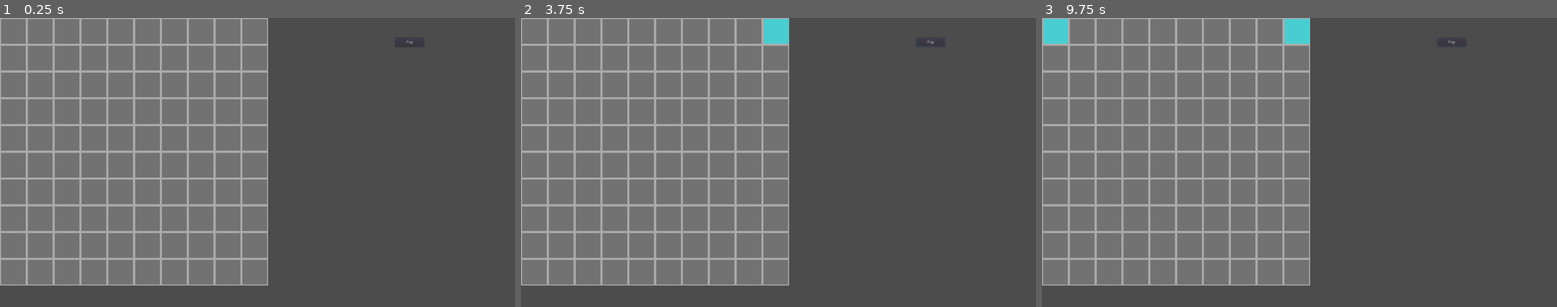
Above: before the commit, frames 1-3 (left to right).
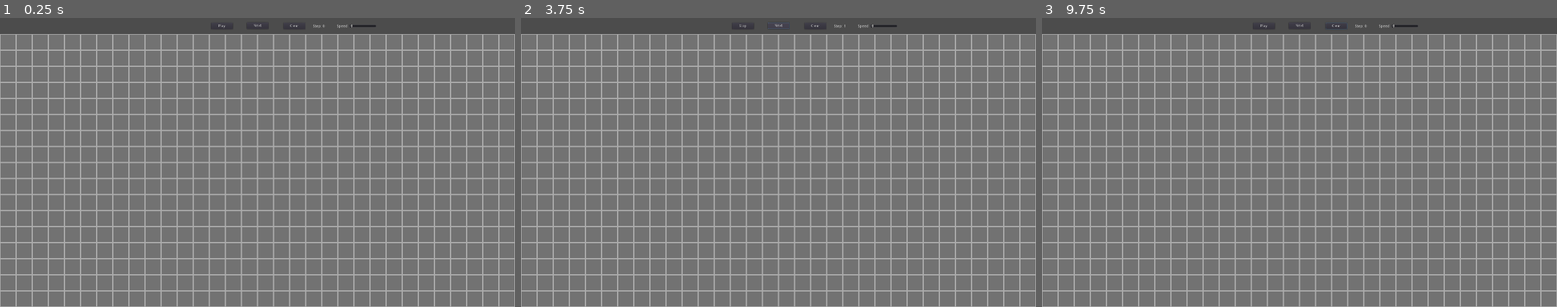
Above: after the commit, the same moments.

Repository: Dedicatus/ConwaysGameOfLife
Game: Godot game, scene res://scenes/Scene.tscn
The game is run twice, just before and just after one commit, with the same random seed, the same clock (stepped at 60 frames per second) and the same inputs.
Inputs (mouse positions are in pixels of both pictures, inside the frame that each line leads up to):
- Up to frame 1 (0.25 s): no input
- Up to frame 2 (3.75 s): click (814, 26) at 0.5 s, where only the run after the commit has a clickable "Clear"; click "Play" at 1.25 s; click "Play" (after the commit: "Stop") at 2 s; click "Play" at 2.75 s; click (778, 26) at 3.5 s, where only the run after the commit has a clickable "Next"
- Up to frame 3 (9.75 s): click (1299, 26) at 4.25 s, where only the run after the commit has a clickable "Next"; click "Play" (after the commit: "Stop") at 5 s; click (1335, 26) at 5.75 s, where only the run after the commit has a clickable "Clear"; click "Play" at 6.5 s; click "Play" (after the commit: "Stop") at 7.25 s; click (1299, 26) at 8 s, where only the run after the commit has a clickable "Next"; click (1335, 26) at 8.75 s, where only the run after the commit has a clickable "Clear"; tap Enter at 9.5 s; move the mouse to (1057, 32) at 9.52 s; click (1057, 32) at 9.67 s

The runs differ from the first frame. In frame 1, 63% of the frame differs, in the area x 0-100%, y 0-100%; in frame 2, 63%; in frame 3, 63%.

Commit message:
Next, stepDisplay & speed

Diff:
--- a/project.godot
+++ b/project.godot
@@ -21,7 +21,7 @@
 
 [autoload]
 
-Grid="*res://scripts/Grid.gd"
+Global="*res://scripts/Global.gd"
 
 [debug]
 
--- a/scenes/Block.tscn
+++ b/scenes/Block.tscn
@@ -8,6 +8,7 @@
 extents = Vector2( 46, 46 )
 
 [node name="Block" type="Area2D"]
+scale = Vector2( 0.6, 0.6 )
 script = ExtResource( 3 )
 
 [node name="Base" type="Sprite" parent="."]
--- a/scenes/Scene.tscn
+++ b/scenes/Scene.tscn
@@ -1,6 +1,8 @@
-[gd_scene load_steps=3 format=2]
+[gd_scene load_steps=5 format=2]
 
-[ext_resource path="res://scenes/PlayButton.gd" type="Script" id=2]
+[ext_resource path="res://scripts/Interface.gd" type="Script" id=1]
+[ext_resource path="res://scripts/StepDisplay.gd" type="Script" id=2]
+[ext_resource path="res://scripts/SpeedSlider.gd" type="Script" id=3]
 [ext_resource path="res://scripts/Grid.gd" type="Script" id=4]
 
 [node name="Scene" type="Node2D"]
@@ -9,24 +11,92 @@
 [node name="Grid" type="Node" parent="."]
 script = ExtResource( 4 )
 
-[node name="Control" type="Control" parent="."]
-margin_left = 1403.0
+[node name="Interface" type="Control" parent="."]
+margin_top = -4.0
 margin_right = 1920.0
-margin_bottom = 1080.0
+margin_bottom = 56.0
 __meta__ = {
 "_edit_use_anchors_": false
 }
 
-[node name="Play" type="Button" parent="Control"]
-anchor_left = 1.0
-anchor_right = 1.0
-margin_left = -447.0
-margin_top = 72.0
-margin_right = -339.0
-margin_bottom = 106.0
+[node name="Play" type="Button" parent="Interface"]
+anchor_left = 0.5
+anchor_top = 0.5
+anchor_right = 0.5
+anchor_bottom = 0.5
+margin_left = -173.0
+margin_top = -10.0
+margin_right = -92.0
+margin_bottom = 14.0
 text = "Play"
+script = ExtResource( 1 )
+__meta__ = {
+"_edit_use_anchors_": false
+}
+
+[node name="Next" type="Button" parent="Interface"]
+anchor_left = 0.5
+anchor_top = 0.5
+anchor_right = 0.5
+anchor_bottom = 0.5
+margin_left = -40.0
+margin_top = -11.0
+margin_right = 41.0
+margin_bottom = 13.0
+text = "Next"
+script = ExtResource( 1 )
+__meta__ = {
+"_edit_use_anchors_": false
+}
+
+[node name="Clear" type="Button" parent="Interface"]
+anchor_left = 0.5
+anchor_top = 0.5
+anchor_right = 0.5
+anchor_bottom = 0.5
+margin_left = 97.0
+margin_top = -10.0
+margin_right = 178.0
+margin_bottom = 14.0
+text = "Clear"
+script = ExtResource( 1 )
+__meta__ = {
+"_edit_use_anchors_": false
+}
+
+[node name="StepDisplay" type="Label" parent="Interface"]
+margin_left = 1167.0
+margin_top = 26.0
+margin_right = 1211.0
+margin_bottom = 40.0
+text = "Step: 0"
 script = ExtResource( 2 )
 __meta__ = {
 "_edit_use_anchors_": false
 }
-[connection signal="pressed" from="Control/Play" to="Control/Play" method="_on_Play_pressed"]
+
+[node name="SpeedLabel" type="Label" parent="Interface"]
+margin_left = 1256.0
+margin_top = 26.0
+margin_right = 1296.0
+margin_bottom = 40.0
+text = "Speed"
+__meta__ = {
+"_edit_use_anchors_": false
+}
+
+[node name="SpeedSlider" type="HSlider" parent="Interface"]
+margin_left = 1303.0
+margin_top = 24.0
+margin_right = 1403.0
+margin_bottom = 40.0
+min_value = 1.0
+max_value = 10.0
+value = 1.0
+script = ExtResource( 3 )
+__meta__ = {
+"_edit_use_anchors_": false
+}
+[connection signal="pressed" from="Interface/Play" to="Interface/Play" method="_on_Play_pressed"]
+[connection signal="pressed" from="Interface/Next" to="Interface/Next" method="_on_Next_pressed"]
+[connection signal="pressed" from="Interface/Clear" to="Interface/Clear" method="_on_Clear_pressed"]
--- a/scripts/Block.gd
+++ b/scripts/Block.gd
@@ -1,33 +1,77 @@
 extends Area2D
 
-export var row = 0
-export var column = 0
+var row: int  = 0
+var col: int  = 0
 
 var populated = false
+var populatedNextStep = false
+var myGrid
 var displayBlock
 
 
 # Called when the node enters the scene tree for the first time.
 func _ready():
+	#myGrid = get_node("Grid")
 	displayBlock = get_node("Display")
-	print("asd")
 	pass # Replace with function body.
 
 
 # Called every frame. 'delta' is the elapsed time since the previous frame.
 #func _process(delta):
-#	if (get_node("/root/Grid").isPlaying):
-#		print("haha")
+#
 #	pass
-
 
 
 func _on_Block_input_event(viewport: Node, event: InputEvent, shape_idx: int) -> void:
 	if event is InputEventMouseButton and event.button_index == BUTTON_LEFT and event.is_pressed():
 		if populated:
 			populated = false
+			populatedNextStep = false
 			displayBlock.visible = false
 		else:
 			populated = true
+			populatedNextStep = true
 			displayBlock.visible = true
 	pass # Replace with function body.
+
+func set_Index(c: int, r:int):
+	col = c
+	row = r
+	pass
+
+func apply_Populate_Rule():
+	var count: int = 0
+	for r in range(-1,2):
+		if (row + r) < 0 or (row + r) > Global.rowNumber - 1:
+			continue
+		else:
+			for c in range (-1,2):
+				if (col + c) < 0 or (col + c) > Global.colNumber - 1:
+					continue
+				else:
+					if r != 0 or c != 0:
+						if Global.myGrid[Vector2(col + c, row + r)].get_Populated():
+							count = count + 1
+
+	#print(str(col) + "," + str(row) + " count = " + str(count) + " populated = " + str(populated) )
+
+	if populated:
+		if count <= 1:
+			populatedNextStep = false
+		elif count >= 4:
+			populatedNextStep = false
+	else:
+		if count == 3:
+			populatedNextStep = true
+	pass
+
+func update_Block():
+	populated = populatedNextStep
+	if populated:
+		displayBlock.visible = true
+	else:
+		displayBlock.visible = false
+	pass
+
+func get_Populated() -> bool:
+	return populated
--- a/scenes/PlayButton.gd
+++ b/scripts/Global.gd
@@ -1,9 +1,15 @@
-extends Button
+extends Node
 
 
 # Declare member variables here. Examples:
-# var a: int = 2
-# var b: String = "text"
+var myGrid = {}
+var rowNumber: int  = 17
+var colNumber: int  = 32
+
+var isPlaying:bool = false
+var stepNum:int = 0
+var stepTime:float = 2
+var stepTimer:float = 0
 
 
 # Called when the node enters the scene tree for the first time.
@@ -14,9 +20,3 @@
 # Called every frame. 'delta' is the elapsed time since the previous frame.
 #func _process(delta: float) -> void:
 #	pass
-
-
-func _on_Play_pressed() -> void:
-#	get_node("/root/Grid").isPlaying = true
-	print("???")
-	pass # Replace with function body.
--- a/scripts/Grid.gd
+++ b/scripts/Grid.gd
@@ -1,27 +1,47 @@
 extends Node
 
-export var rowNumber = 10
-export var colNumber = 10
-export var offset = 100
-#var isPlaying = false
+var offset = 60
 
 var block = preload("res://Scenes/Block.tscn")
 
-var myGrid = {}
-
 # Called when the node enters the scene tree for the first time.
 func _ready() -> void:
-	for r in range(colNumber):
-		for c in range(rowNumber):
+	for r in range(Global.rowNumber):
+		for c in range(Global.colNumber):
 			var newBlock = block.instance()
+			newBlock.set_Index(c, r)
 			add_child(newBlock)
-			newBlock.set_position(Vector2(r * offset + 50, c * offset + 50))
-			myGrid[Vector2(r,c)] = newBlock
+			newBlock.set_position(Vector2(c * offset + 30, r * offset + 90))
+			Global.myGrid[Vector2(c,r)] = newBlock
 	pass # Replace with function body.
 
 
 # Called every frame. 'delta' is the elapsed time since the previous frame.
-#func _process(delta):
-#	if (get_node("/root/Grid").isPlaying):
-#		print("haha")
-#	pass
+func _process(delta):
+	if Global.isPlaying:
+		Global.stepTimer += delta
+		if Global.stepTimer > Global.stepTime:
+			next_Step()
+			Global.stepTimer = 0
+	pass
+
+func next_Step():
+	Global.stepNum = Global.stepNum + 1
+
+	for r in range(Global.rowNumber):
+			for c in range(Global.colNumber):
+				Global.myGrid[Vector2(c,r)].apply_Populate_Rule()
+	for r in range(Global.rowNumber):
+			for c in range(Global.colNumber):
+				Global.myGrid[Vector2(c,r)].update_Block()
+	pass
+
+func clear_Grid():
+	Global.stepNum = 0
+
+	for r in range(Global.rowNumber):
+			for c in range(Global.colNumber):
+				Global.myGrid[Vector2(c,r)].populated = false
+				Global.myGrid[Vector2(c,r)].populatedNextStep = false
+				Global.myGrid[Vector2(c,r)].displayBlock.visible = false
+	pass
--- /dev/null
+++ b/scripts/Interface.gd
@@ -0,0 +1,37 @@
+extends Button
+
+
+# Declare member variables here. Examples:
+# var a: int = 2
+# var b: String = "text"
+
+
+# Called when the node enters the scene tree for the first time.
+func _ready() -> void:
+	pass # Replace with function body.
+
+
+# Called every frame. 'delta' is the elapsed time since the previous frame.
+#func _process(delta: float) -> void:
+#	pass
+
+
+func _on_Play_pressed() -> void:
+	if !Global.isPlaying:
+		Global.stepTimer = 0
+		Global.isPlaying = true
+		set_text("Stop")
+	else:
+		Global.isPlaying = false
+		set_text("Play")
+	pass # Replace with function body.
+
+
+func _on_Next_pressed() -> void:
+	get_tree().get_root().get_node("Scene/Grid").next_Step()
+	pass # Replace with function body.
+
+
+func _on_Clear_pressed() -> void:
+	get_tree().get_root().get_node("Scene/Grid").clear_Grid()
+	pass # Replace with function body.
--- /dev/null
+++ b/scripts/SpeedSlider.gd
@@ -0,0 +1,17 @@
+extends HSlider
+
+
+# Declare member variables here. Examples:
+# var a: int = 2
+# var b: String = "text"
+
+
+# Called when the node enters the scene tree for the first time.
+func _ready() -> void:
+	pass # Replace with function body.
+
+
+# Called every frame. 'delta' is the elapsed time since the previous frame.
+func _process(delta: float) -> void:
+	Global.stepTime = 2.0 / value
+	pass
--- /dev/null
+++ b/scripts/StepDisplay.gd
@@ -0,0 +1,18 @@
+extends Label
+
+
+# Declare member variables here. Examples:
+# var a: int = 2
+# var b: String = "text"
+
+
+# Called when the node enters the scene tree for the first time.
+func _ready() -> void:
+	text = "Step: 0"
+	pass # Replace with function body.
+
+
+# Called every frame. 'delta' is the elapsed time since the previous frame.
+func _process(delta: float) -> void:
+	text = "Step: " + str(Global.stepNum)
+	pass
